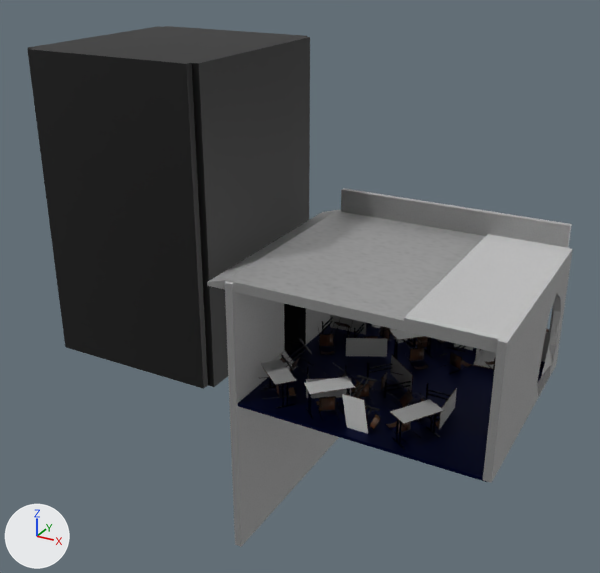
A saved change to the OBJ model assets/models/ClaudeChappe/salle_classe_bas05.obj.
Rendered twice from a 50 mm lens placed at (-54.2, 8.7, 28.4), pointed at (-79.7, 54.9, 5.3). Every picture has the same lights, and +X, +Y and +Z are marked at lower left. Where no turn or scale is listed for an object, it has been applied to the vertices.

Script lines for the objects in view, before the commit:
```python
me_piedestal_objet = bpy.data.meshes.new('piedestal_objet')
me_piedestal_objet.from_pydata(...)  # 2951 vertices, 5079 faces; spans x -95.6..-63.2, y 47.0..62.6, z -11.5..21.1
# faces by material slot: [3788, 400, 40, 717, 62, 72]
me_piedestal_objet.materials.append(mat_dark_metal)
me_piedestal_objet.materials.append(mat_plastic_white_material)
me_piedestal_objet.materials.append(mat_plastic_bleu_foncé_amphi)  # dark blue #030e3d
me_piedestal_objet.materials.append(mat_dark_wood)
me_piedestal_objet.materials.append(mat_texture_porte)  # black #000000
me_piedestal_objet.materials.append(mat_plastic_noir)  # black #000000
ob_piedestal_objet = bpy.data.objects.new('piedestal_objet', me_piedestal_objet)
ob_piedestal_objet.location = (0.0, 0.0, 0.0)
```
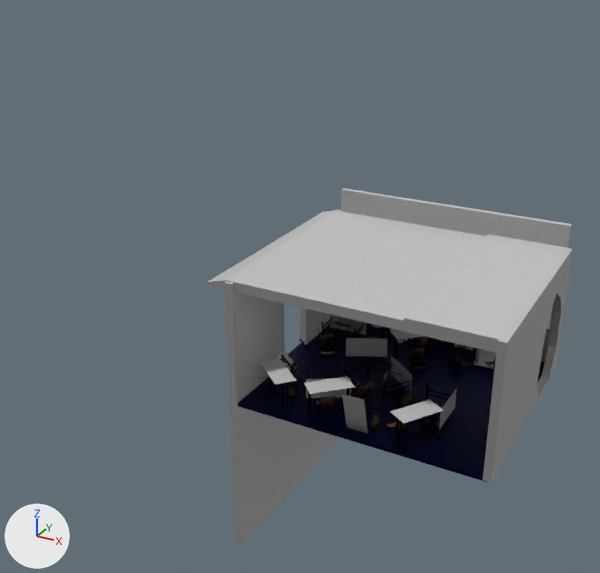
What changed in the scene script:
```text
Change me_piedestal_objet:
    used by ob_piedestal_objet; location = (0.0, 0.0, 0.0)
    remove me_piedestal_objet.from_pydata(...)  # 2951 vertices, 5079 faces; spans x -95.6..-63.2, y 47.0..62.6, z -11.5..21.1
    add me_piedestal_objet.from_pydata(...)  # 2847 vertices, 4901 faces; spans x -81.9..-63.2, y 47.0..62.6, z -11.5..10.2
    me_piedestal_objet part 1: 6 loose pieces with 104 vertices, spanning x -95.6..-80.0, y 47.6..62.0, z 0.0..21.1, are deleted
    me_piedestal_objet part 2: 3497 kept faces spanning x -81.9..-63.2, y 47.0..62.6, z -11.5..10.2 get new texture (UV) coordinates
    remove me_piedestal_objet.materials.append(mat_texture_porte)  # black #000000
    remove me_piedestal_objet.materials.append(mat_plastic_noir)  # black #000000
```

Boxes [x1, y1, x2, y2] around the edits, measured in the pictures (600 x 573 px):
'piedestal_objet', reshaped (33% narrower, 31% shorter): before [27, 26, 573, 547]; after [207, 188, 573, 547]
part 1 of me_piedestal_objet, deleted (black): before [27, 26, 310, 389]
part 2 of me_piedestal_objet, surface changed: [207, 188, 572, 443] in both
